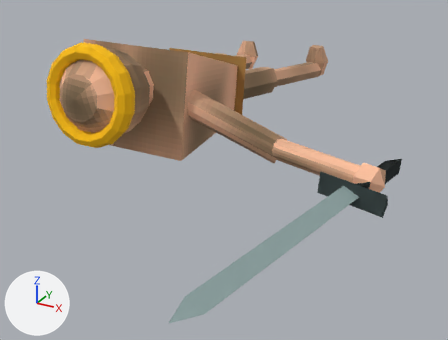
The glTF model Models/mainDude.gltf as it was, and as the next commit left it.
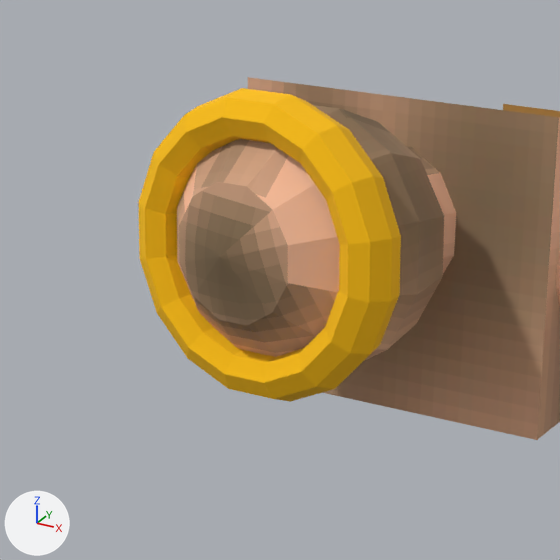
Old and new are each drawn whole from a camera (50 mm lens) standing at (1.1, -3.232, 0.703) and looking at (0.244, -1.675, -0.076) and again close up on the part from 0% to 42% of the width and 4% to 59% of the height. The axes (+X, +Y, +Z) are drawn at lower left. The lights are the same throughout. Both versions are drawn at frame 33 of the action 'death'; the numbers are the values there.
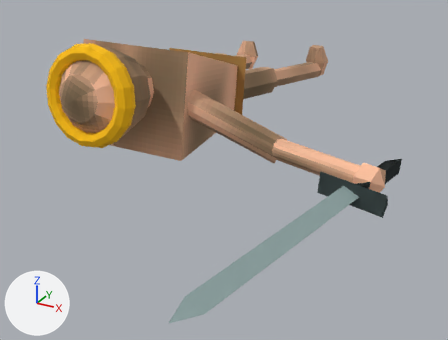
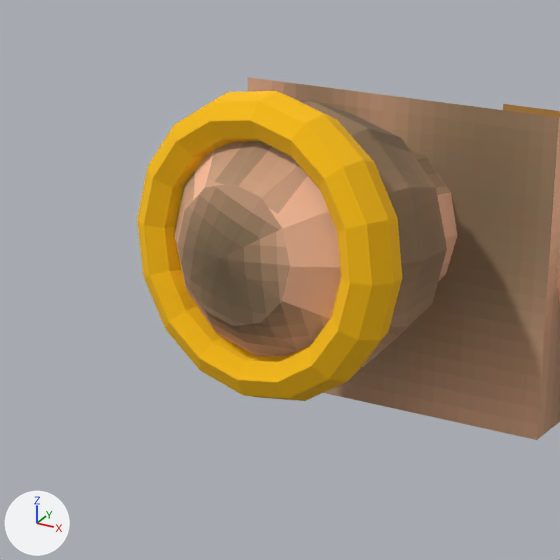
ob_head is not drawn itself; it is the parent of ob_sphere, ob_cylinder, ob_torus.

Location of each change, [x1, y1, x2, y2] in pixels of the close-ups (560 x 560 px):
'sphere', turned
    before: [177, 105, 444, 361]
    after: [175, 101, 447, 367]
'torus', turned
    before: [138, 88, 401, 402]
    after: [137, 91, 402, 401]
'cylinder', turned
    before: [406, 146, 456, 273]
    after: [409, 149, 457, 281]

What changed in the scene script:
```text
Change ob_head:
    ob_head.rotation_euler: (0.0436, 0.0, 0.0) -> (0.0458, 0.0145, -0.271)  # degrees (2.5, 0, 0) -> degrees (2.6, 0.8, -16)
```
